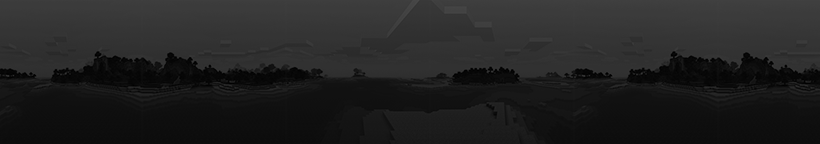
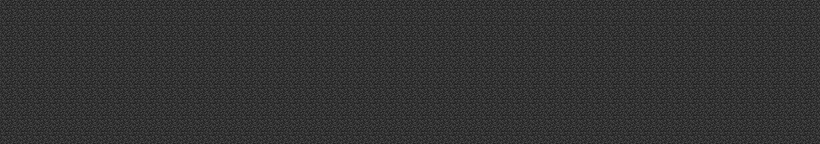
Layers edited between the first and the second 820 x 144 image:
added layer "Capa 12" above "Capa 11" over [0, 126, 820, 144]
added layer "Capa 11" above "deg" over [0, 0, 820, 126]
hid "deg" over [0, 0, 820, 144]
hid "panorama_0" over [0, 0, 820, 144]
